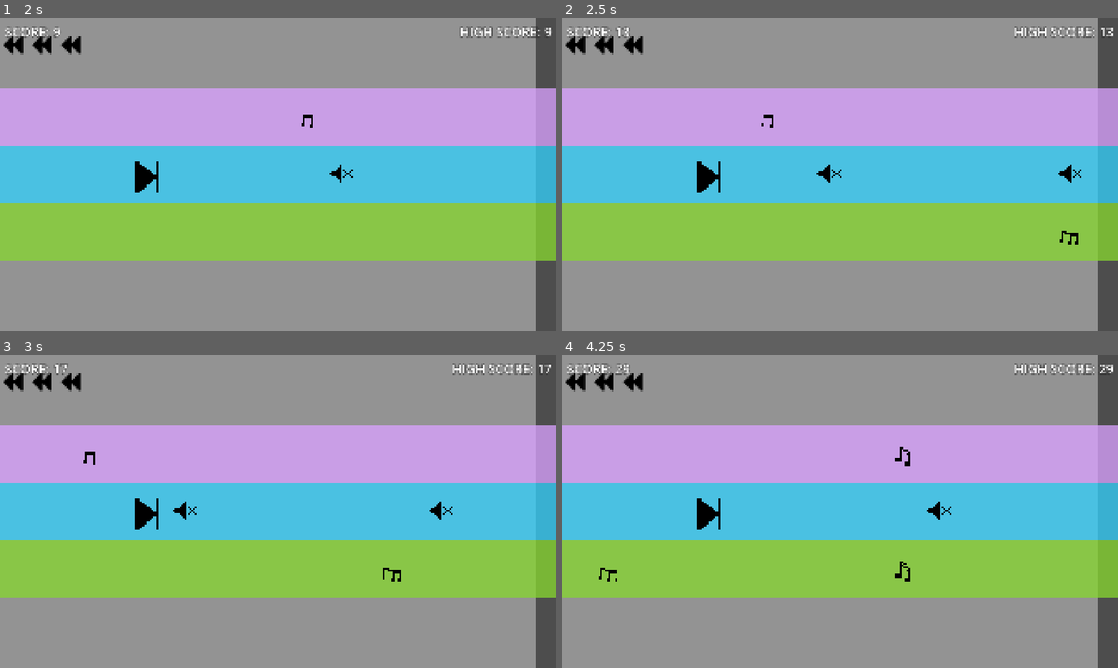
Above: before the commit, frames 1-4 (two rows, left to right).
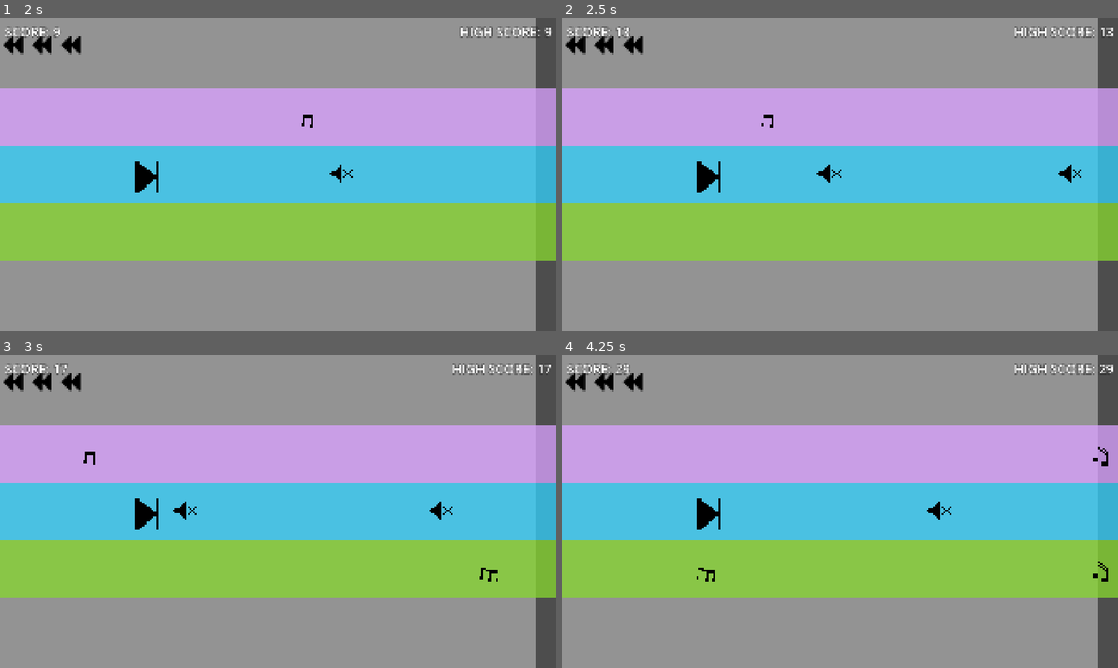
Above: after the commit, the same moments.

Repository: chorwat2137/haven-2026
Game: Godot game, scene res://scenes/main.tscn
Same seed, same stepped clock (60 frames per second), same inputs: the game is played once before the commit and once after it.
Inputs:
- Up to frame 1 (2 s): tap Enter (ui_accept) at 0.5, 0.77, 1.52 s; hold Right (ui_right) from 0.53 s (still down); tap Space (shoot) at 0.6, 1.35 s
- Up to frame 2 (2.5 s): release Right (ui_right) at 2.03 s; hold Left (ui_left) from 2.03 s (still down); tap Space (shoot) at 2.1 s
- Up to frame 3 (3 s): release Left (ui_left) at 2.78 s; hold Right (ui_right) from 2.78 s (still down); tap Space (shoot) at 2.85 s
- Up to frame 4 (4.25 s): keep holding Right (ui_right); tap Enter (ui_accept) at 3.02, 3.77 s; tap Space (shoot) at 3.6 s

Frame 1 is identical in both runs. In frame 2, less than 0.1% of the frame differs, in the area x 89-93%, y 68-73%; in frame 3, 0.1%; in frame 4, 0.3%, in the area x 6-99%, y 29-73%.

Commit message:
Automatic sync

Diff:
--- a/scripts/main.gd
+++ b/scripts/main.gd
@@ -39,9 +39,11 @@
 
 var min_distance = 1000
 
+func calculate_value(input: float) -> float:
+	return 1000.0 + (input - 5.0) * (1000.0 / 15.0)
 
 func _ready() -> void:
-
+	min_distance = calculate_value(speed)
 	speed = START_SPEED
 	screen_size = get_viewport().get_visible_rect().size
 
